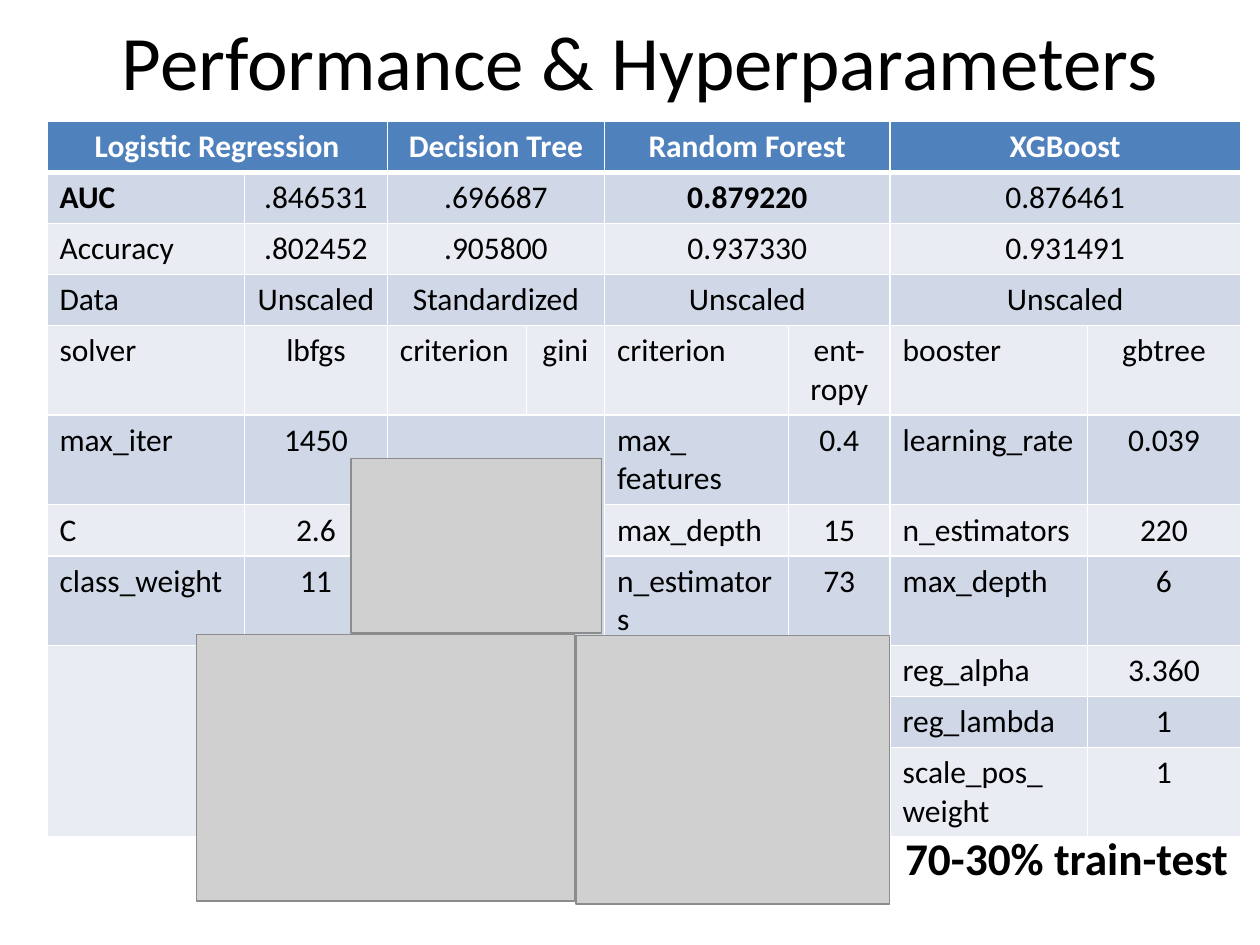
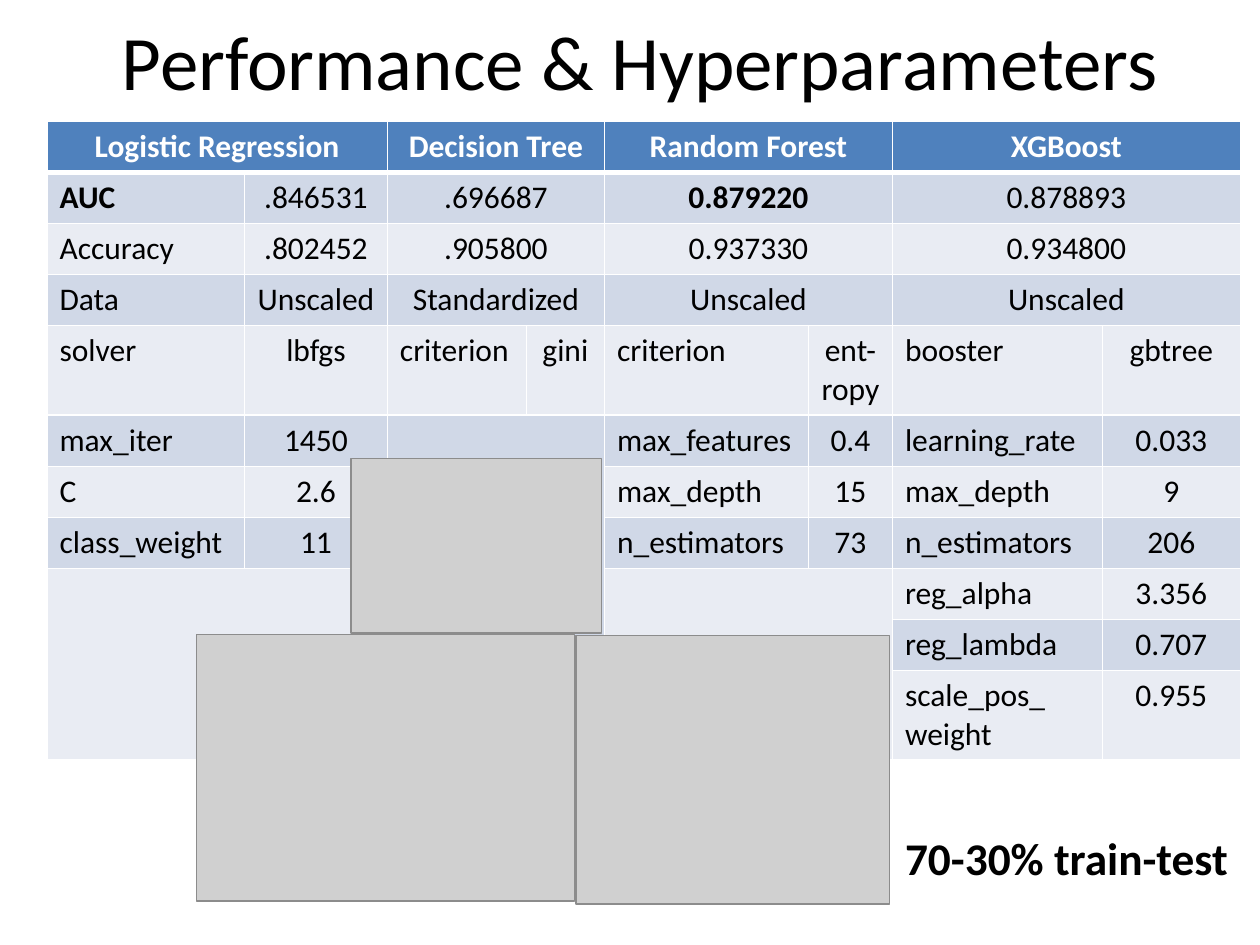
Before and after one commit to ysereda/Springboard, a slide deck: slide 8 of Capstone2_Customer_Churn.pptx. Drawn at 1260x945 pixels with LibreOffice and Linux fonts; fonts in the diff are those of the drawing; grey boxes stand for pictures. Boxes give left, top, right and bottom in pixels: in the first picture for what was removed or moved away, otherwise in the second. Text is boxed around its words. In the diff, an @@ line names an element or a change of style, - is before the commit and + after.

```diff
--- a/Capstone2_Customer_Churn.pptx
+++ b/Capstone2_Customer_Churn.pptx
@@ table at (47, 121, 1240, 755) @@
-row 2, column 7: 0.876461
+row 2, column 7: 0.878893
-row 3, column 7: 0.931491
+row 3, column 7: 0.934800
-row 6, column 5: max_ features
+row 6, column 5: max_features
-row 6, column 8: 0.039
+row 6, column 8: 0.033
-row 7, column 7: n_estimators
+row 7, column 7: max_depth
-row 7, column 8: 220
+row 7, column 8: 9
-row 8, column 7: max_depth
+row 8, column 7: n_estimators
-row 8, column 8: 6
+row 8, column 8: 206
-row 9, column 8: 3.360
+row 9, column 8: 3.356
-row 10, column 8: 1
+row 10, column 8: 0.707
-row 11, column 8: 1
+row 11, column 8: 0.955
```
Also in this commit, not shown: 2 other slides changed, 3 other files.
